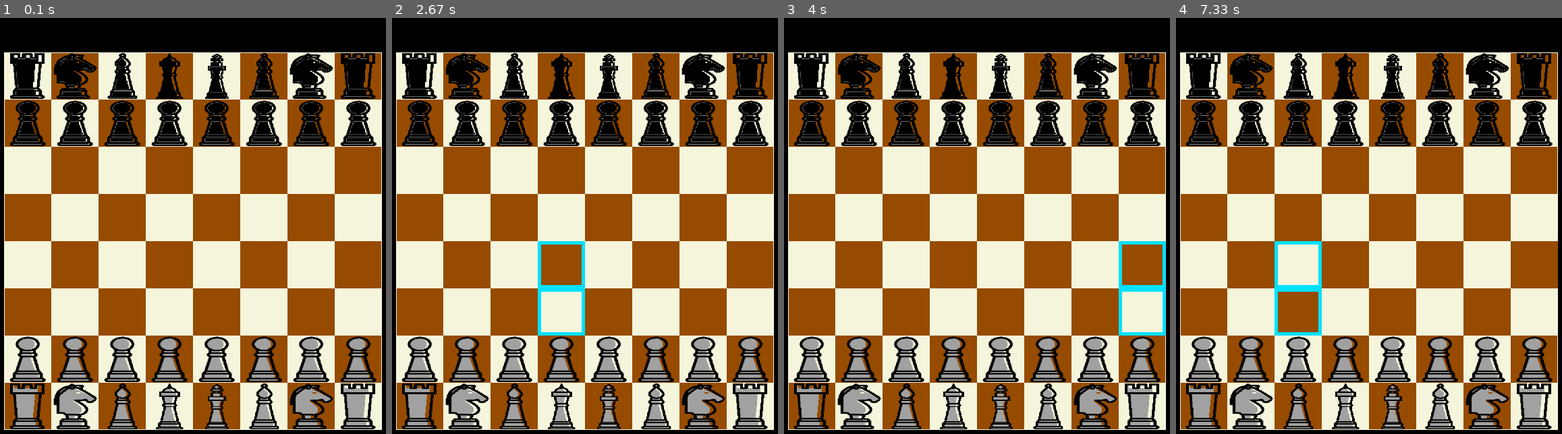
Above: before the commit, frames 1-4 (left to right).
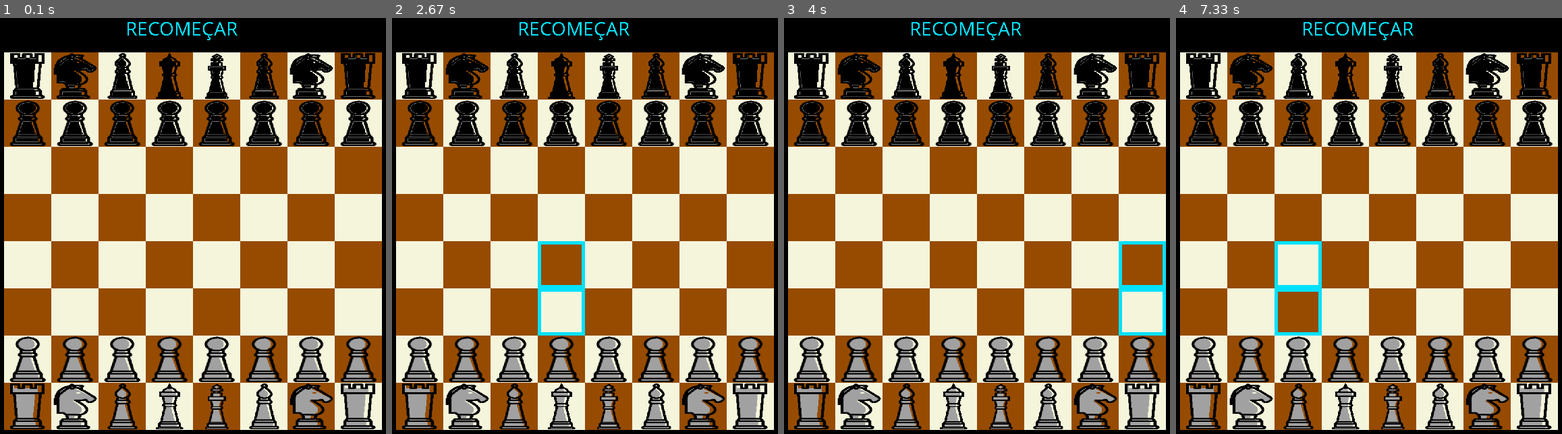
Above: after the commit, the same moments.

Repository: Gabyzera/ufpb_pygame_checkers
Game: pygame game, started from main.py
Same seed, same stepped clock (60 frames per second), same inputs: the game is played once before the commit and once after it.
Inputs (mouse positions are in pixels of both pictures, inside the frame that each line leads up to):
- Up to frame 1 (0.1 s): no input
- Up to frame 2 (2.67 s): click (585, 242) at 0.38 s; click (631, 346) at 0.72 s; click (758, 409) at 1.18 s; move the mouse to (561, 363) at 2.13 s; click (561, 363) at 2.42 s
- Up to frame 3 (4 s): move the mouse to (1154, 417) at 2.83 s; click (1154, 417) at 3.1 s; move the mouse to (1139, 363) at 3.5 s; click (1139, 363) at 3.75 s
- Up to frame 4 (7.33 s): move the mouse to (1299, 379) at 6.8 s; click (1299, 379) at 7.03 s

The runs differ from the first frame. In frame 1, 0.6% of the frame differs, in the area x 1-99%, y 0-100%; in frame 2, 0.6%; in frame 3, 0.6%; in frame 4, 0.6%.

Commit message:
movimentacao do peao completa

Diff:
--- a/main.py
+++ b/main.py
@@ -27,50 +27,54 @@
 rei_preto = pygame.transform.scale(pygame.image.load("assets/sprites/rei_v1.png"), (tamanho -2, tamanho - 2))
 peao_preto = pygame.transform.scale(pygame.image.load("assets/sprites/peao_v1.png"), (tamanho -2, tamanho - 2))
 
-tela.fill(preto)
-
-count = 0
-for i in range(1,linhas_colunas+1):
-    for j in range(1,linhas_colunas+1):
-        if count % 2 == 0:
-            pygame.draw.rect(tela, bege,[tamanho*j,tamanho*i,tamanho,tamanho])
-        else:
-            pygame.draw.rect(tela, marrom, [tamanho*j,tamanho*i,tamanho,tamanho])
-        count += 1
-    count -= 1
-
-#pecas brancas:
-tela.blit(torre_branco, (tamanho*1 + 1, tamanho*8 + 1))
-tela.blit(torre_branco, (tamanho*8 + 1, tamanho*8 + 1))
-tela.blit(cavalo_branco, (tamanho*2 + 1, tamanho*8 + 1))
-tela.blit(cavalo_branco, (tamanho*7 + 1, tamanho*8 + 1))
-tela.blit(bispo_branco, (tamanho*3 + 1, tamanho*8 + 1))
-tela.blit(bispo_branco, (tamanho*6 + 1, tamanho*8 + 1))
-tela.blit(rainha_branco, (tamanho*4 + 1, tamanho*8 + 1))
-tela.blit(rei_branco, (tamanho*5 + 1, tamanho*8 + 1))
-for i in range(1,9):
-    tela.blit(peao_branco, (tamanho*i + 1, tamanho*7 + 1))
-
-#pecas pretas:
-tela.blit(torre_preto, (tamanho*1 + 1, tamanho*1 + 1))
-tela.blit(torre_preto, (tamanho*8 + 1, tamanho*1 + 1))
-tela.blit(cavalo_preto, (tamanho*2 + 1, tamanho*1 + 1))
-tela.blit(cavalo_preto, (tamanho*7 + 1, tamanho*1 + 1))
-tela.blit(bispo_preto, (tamanho*3 + 1, tamanho*1 + 1))
-tela.blit(bispo_preto, (tamanho*6 + 1, tamanho*1 + 1))
-tela.blit(rainha_preto, (tamanho*4 + 1, tamanho*1 + 1))
-tela.blit(rei_preto, (tamanho*5 + 1, tamanho*1 + 1))
-for i in range(1,9):
-    tela.blit(peao_preto, (tamanho*i + 1, tamanho*2 + 1))
-
-pygame.draw.rect(tela,bege,[tamanho,tamanho,linhas_colunas*tamanho,linhas_colunas*tamanho],1)
-
-pygame.display.update()
-
-##Guardando posições iniciais das peças no sistema
-posicoes = {'Ptorre_preto1' : (1,1),'Ptorre_preto2':(1,8),'Pcavalo_preto1':(1,2),'Pcavalo_preto2':(1,7),'Pbispo_preto1':(1,3),'Pbispo_preto2':(1,6),'Prainha_preto':(1,4),'Prei_preto':(1,5),'Ppeao_preto1':(2,1),'Ppeao_preto2':(2,2),'Ppeao_preto3':(2,3),'Ppeao_preto4':(2,4),'Ppeao_preto5':(2,5),'Ppeao_preto6':(2,6),'Ppeao_preto7':(2,7),'Ppeao_preto8':(2,8),'Ptorre_branco1' : (8,1),'Ptorre_branco2':(8,8),'Pcavalo_branco1':(8,2),'Pcavalo_branco2':(8,7),'Pbispo_branco1':(8,3),'Pbispo_branco2':(8,6),'Prainha_branco':(8,4),'Prei_branco':(8,5),'Ppeao_branco1':(7,1),'Ppeao_branco2':(7,2),'Ppeao_branco3':(7,3),'Ppeao_branco4':(7,4),'Ppeao_branco5':(7,5),'Ppeao_branco6':(7,6),'Ppeao_branco7':(7,7),'Ppeao_branco8':(7,8)}
+##Funcoes
+def Start():
+ tela.fill((preto))
+
+ count = 0
+ for i in range(1,linhas_colunas+1):
+     for j in range(1,linhas_colunas+1):
+         if count % 2 == 0:
+             pygame.draw.rect(tela, bege,[tamanho*j,tamanho*i,tamanho,tamanho])
+         else:
+             pygame.draw.rect(tela, marrom, [tamanho*j,tamanho*i,tamanho,tamanho])
+         count += 1
+     count -= 1
+
+ #pecas brancas:
+ tela.blit(torre_branco, (tamanho*1 + 1, tamanho*8 + 1))
+ tela.blit(torre_branco, (tamanho*8 + 1, tamanho*8 + 1))
+ tela.blit(cavalo_branco, (tamanho*2 + 1, tamanho*8 + 1))
+ tela.blit(cavalo_branco, (tamanho*7 + 1, tamanho*8 + 1))
+ tela.blit(bispo_branco, (tamanho*3 + 1, tamanho*8 + 1))
+ tela.blit(bispo_branco, (tamanho*6 + 1, tamanho*8 + 1))
+ tela.blit(rainha_branco, (tamanho*4 + 1, tamanho*8 + 1))
+ tela.blit(rei_branco, (tamanho*5 + 1, tamanho*8 + 1))
+ for i in range(1,9):
+     tela.blit(peao_branco, (tamanho*i + 1, tamanho*7 + 1))
+
+ #pecas pretas:
+ tela.blit(torre_preto, (tamanho*1 + 1, tamanho*1 + 1))
+ tela.blit(torre_preto, (tamanho*8 + 1, tamanho*1 + 1))
+ tela.blit(cavalo_preto, (tamanho*2 + 1, tamanho*1 + 1))
+ tela.blit(cavalo_preto, (tamanho*7 + 1, tamanho*1 + 1))
+ tela.blit(bispo_preto, (tamanho*3 + 1, tamanho*1 + 1))
+ tela.blit(bispo_preto, (tamanho*6 + 1, tamanho*1 + 1))
+ tela.blit(rainha_preto, (tamanho*4 + 1, tamanho*1 + 1))
+ tela.blit(rei_preto, (tamanho*5 + 1, tamanho*1 + 1))
+ for i in range(1,9):
+     tela.blit(peao_preto, (tamanho*i + 1, tamanho*2 + 1))
+
+ tela.blit(pygame.font.SysFont('Comic Sans MS', 30).render('RECOMEÇAR', False, azul),(250, 15))
+
+ pygame.display.update()
+
+ ##Guardando posições iniciais das peças no sistema
+ posicoes_iniciais = {'Ptorre_preto1' : (1,1),'Ptorre_preto2':(1,8),'Pcavalo_preto1':(1,2),'Pcavalo_preto2':(1,7),'Pbispo_preto1':(1,3),'Pbispo_preto2':(1,6),'Prainha_preto':(1,4),'Prei_preto':(1,5),'Ppeao_preto1':(2,1),'Ppeao_preto2':(2,2),'Ppeao_preto3':(2,3),'Ppeao_preto4':(2,4),'Ppeao_preto5':(2,5),'Ppeao_preto6':(2,6),'Ppeao_preto7':(2,7),'Ppeao_preto8':(2,8),'Ptorre_branco1' : (8,1),'Ptorre_branco2':(8,8),'Pcavalo_branco1':(8,2),'Pcavalo_branco2':(8,7),'Pbispo_branco1':(8,3),'Pbispo_branco2':(8,6),'Prainha_branco':(8,4),'Prei_branco':(8,5),'Ppeao_branco1':(7,1),'Ppeao_branco2':(7,2),'Ppeao_branco3':(7,3),'Ppeao_branco4':(7,4),'Ppeao_branco5':(7,5),'Ppeao_branco6':(7,6),'Ppeao_branco7':(7,7),'Ppeao_branco8':(7,8)}
+ ##
+
+ return posicoes_iniciais
 ##
-##Funcoes
 def quadrado(square,border): ##Pinta quadrado limpo novamente:
     if border == True:
         if ((((square[0])%2) == 0) and (((square[1])%2) != 0)) or ((((square[0])%2) != 0) and (((square[1])%2) == 0)):
@@ -120,13 +124,16 @@
                 pygame.draw.rect(tela, azul,[tamanho*(pos[1]),tamanho*(pos[0]-2),tamanho,tamanho],5)
                 pygame.display.update()
                 possibilidades.append(((pos[0]-2),(pos[1])))
+        else:
+            pygame.mixer.music.load("assets/sounds/wrong.ogg")
+            pygame.mixer.music.play(1)
+            print('run3')
 
 
     if turn == -1: ## Turno das pretas
         if 'Ppeao_preto' in peca: ##movimento do peao preto
             if ((pos[0]+1),(pos[1]-1)) in values: ## Se houver um inimigo para comer na direita
                 for i in range(len(values)):
-                  print('run')
                   if (values[i] == ((pos[0]+1),(pos[1]-1))) and ('branco' in keys[i]):
                        pygame.draw.rect(tela, azul,[tamanho*(pos[1]-1),tamanho*(pos[0]+1),tamanho,tamanho],5)
                        pygame.display.update()
@@ -148,25 +155,37 @@
                 pygame.draw.rect(tela, azul,[tamanho*(pos[1]),tamanho*(pos[0]+2),tamanho,tamanho],5)
                 pygame.display.update()
                 possibilidades.append(((pos[0]+2),(pos[1])))
+        else:
+            pygame.mixer.music.load("assets/sounds/wrong.ogg")
+            pygame.mixer.music.play(1)
+            print('run2')
 
     return possibilidades,pos
 
-def move(pos,Old_Pos):
+def move(pos,Old_Pos,posicoes,turn):
     keys = list(posicoes.keys())
     values = list(posicoes.values())
     if pos not in possibilidades: ## Para que o jogador siga as regras
-        print('esse movimento não é aceito')
-        return
-
-    if possibilidades != []: ##Limpando selecoes
-        for p in range(len(possibilidades)):
-            quadrado(possibilidades[p],True)
-
-    for i in range(len(values)): ## mostrando qual peca vai ser movida
-      if values[i] == Old_Pos:
-        peca = keys[i]
-
-    posicoes[peca] = pos ## Mudando a posicao
+        pygame.mixer.music.load("assets/sounds/wrong.ogg")
+        pygame.mixer.music.play(0)
+        return posicoes,turn
+
+    turn = -turn ## Mudando o turno
+
+    for p in range(len(possibilidades)): ##Limpando selecao
+        quadrado(possibilidades[p],True)
+
+    if pos in values:
+     for i in range(len(values)): ## Retirando a peça anterior da memoria em caso de comer
+        if values[i] == pos:
+         posicoes[keys[i]] = None
+         quadrado(pos,False)
+
+
+    for j in range(len(values)): ## mostrando qual peca vai ser movida
+      if values[j] == Old_Pos:
+        peca = keys[j]
+        posicoes[peca] = pos ## Mudando a posicao
 
     pygame.mixer.music.load("assets/sounds/move.ogg")
     pygame.mixer.music.play(1)
@@ -201,8 +220,10 @@
     ##
 
     pygame.display.update()
-    return posicoes
+    return posicoes, turn
 ##
+
+posicoes = Start() ##Iniciando o Jogo
 
 jogo = True
 selecao = () ##tupla para armazenar selecao do jogador
@@ -217,21 +238,26 @@
             location = pygame.mouse.get_pos() #(x, y) localização do mouse
             coluna = location[0] // tamanho
             linha = location[1] // tamanho
-            if selecao == (linha, coluna): # Quando o jogador clica em um local qualquer
-                if selecionado == True: ##Começa o movimento
-                  move(selecao,OldPos)
-                  turno = -turno
-                  selecao = () ##tornar seleçao vazia
-                  possibilidades = [] ##Limpando possibilidades
-                  selecionado = False
+            if selecao == (linha, coluna):
+                if selecao == (0,3) or selecao == (0,4) or selecao == (0,5) or selecao == (0,6): ## Recomeçar
+                    posicoes = Start()
+                    turno = 1
+                else: ## Movendo
+                    posicoes,turno = move(selecao,OldPos,posicoes,turno)
+                    selecionado = False
+                    for p in range(len(possibilidades)): ##Limpando selecao
+                      quadrado(possibilidades[p],True)
+                possibilidades = [] ##Limpando possibilidades
+                selecao = () ##tornar seleçao vazia
 
             else:
                 selecao = (linha, coluna)
                 print(selecao)
-                if selecao in posicoes.values():
-                    possibilidades, OldPos = select(selecao,possibilidades,turno)
-                    selecionado = True
-                    print(possibilidades)
-                    print(posicoes)
+                if selecao in posicoes.values(): ## Apenas se a peca selecionada for a de seu turno
+                    for i in range(len(list(posicoes.values()))):
+                        if (list(posicoes.values())[i] == selecao) and (((turno == 1) and ('branco' in list(posicoes.keys())[i])) or ((turno == -1) and ('preto' in list(posicoes.keys())[i]))):
+                            possibilidades, OldPos = select(selecao,possibilidades,turno)
+                            selecionado = True
+                            print(posicoes)
 
 pygame.quit()
Not shown, added: assets/sounds/wrong.ogg
